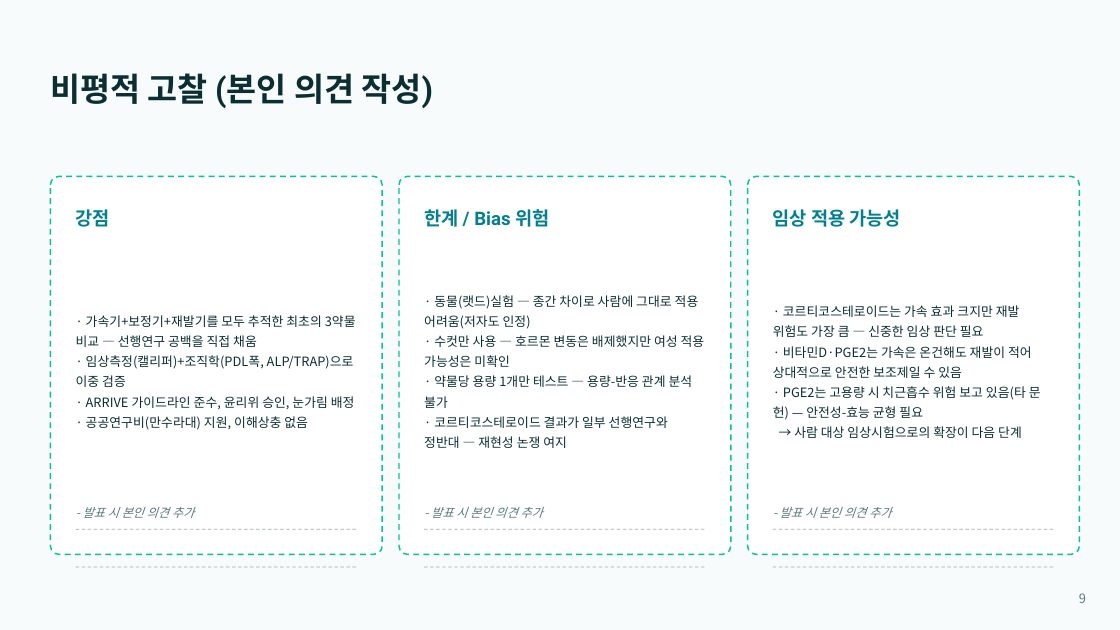
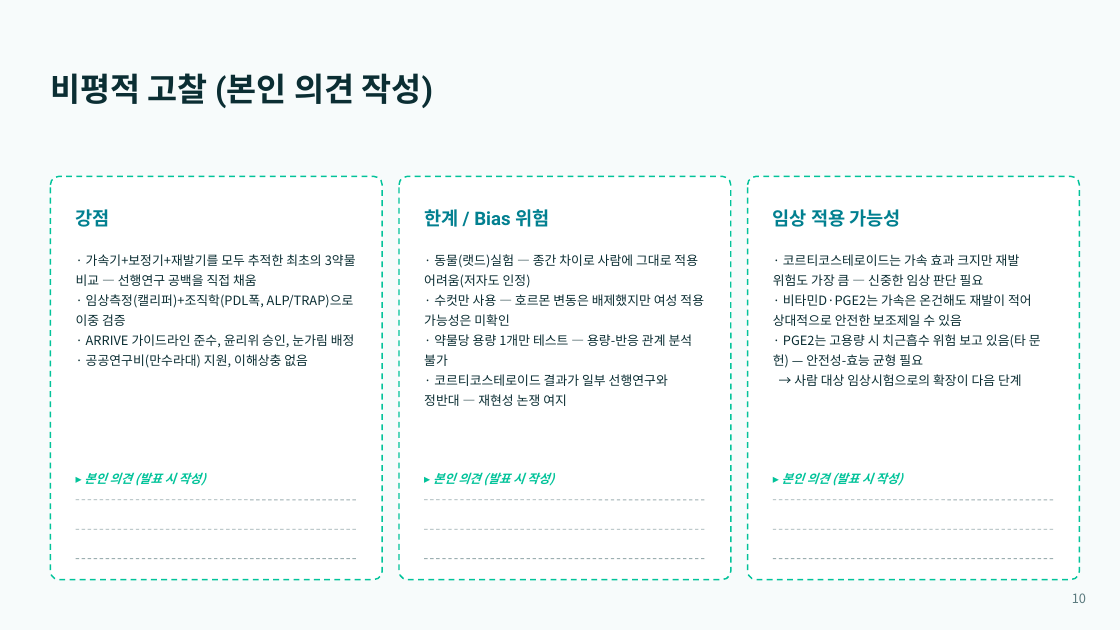
Before and after one commit to yojokem/-, a slide deck: slide 10 of 치과약리학실험2-논문발표/치과약리학실험2_논문발표.pptx (slide 9 before the commit). Drawn at 1120x630 pixels with LibreOffice and Linux fonts; fonts in the diff are those of the drawing. Boxes give left, top, right and bottom in pixels: in the first picture for what was removed or moved away, otherwise in the second. Text is boxed around its words. In the diff, an @@ line names an element or a change of style, - is before the commit and + after.

```diff
--- a/치과약리학실험2-논문발표/치과약리학실험2_논문발표.pptx
+++ b/치과약리학실험2-논문발표/치과약리학실험2_논문발표.pptx
@@ rounded rectangle: place and size @@
-rounded rectangle at (50, 176, 382, 555)
+rounded rectangle at (50, 176, 382, 580)
@@ rounded rectangle: place and size @@
-rounded rectangle at (399, 176, 731, 555)
+rounded rectangle at (399, 176, 731, 580)
@@ rounded rectangle: place and size @@
-rounded rectangle at (748, 176, 1080, 555)
+rounded rectangle at (748, 176, 1080, 580)
@@ vertical alignment middle to top in 3 elements at (76, 254, 356, 368), (424, 254, 704, 406), (773, 254, 1041, 386) @@
@@ text at (84, 472, 206, 486): text changed; text colour #5B7A7E to #02C39A; bold on @@
-- 발표 시 본인 의견 추가
+▸ 본인 의견 (발표 시 작성)
@@ text at (433, 472, 554, 486): text changed; text colour #5B7A7E to #02C39A; bold on @@
-- 발표 시 본인 의견 추가
+▸ 본인 의견 (발표 시 작성)
@@ text at (782, 472, 903, 486): text changed; text colour #5B7A7E to #02C39A; bold on @@
-- 발표 시 본인 의견 추가
+▸ 본인 의견 (발표 시 작성)
@@ line added from (76, 500) to (357, 500), #5B7A7E 0.75 pt dashed @@
@@ line added from (424, 500) to (706, 500), #5B7A7E 0.75 pt dashed @@
@@ line added from (773, 500) to (1054, 500), #5B7A7E 0.75 pt dashed @@
@@ 3 lines: place and size @@
-3 lines at (76, 567, 1054, 567)
+3 lines at (76, 559, 1054, 559)
@@ text at (1072, 593, 1086, 603): text changed @@
-9
+10
```
Also in this commit, not shown: 4 other slides changed, 1 slide added, 3 other files.
